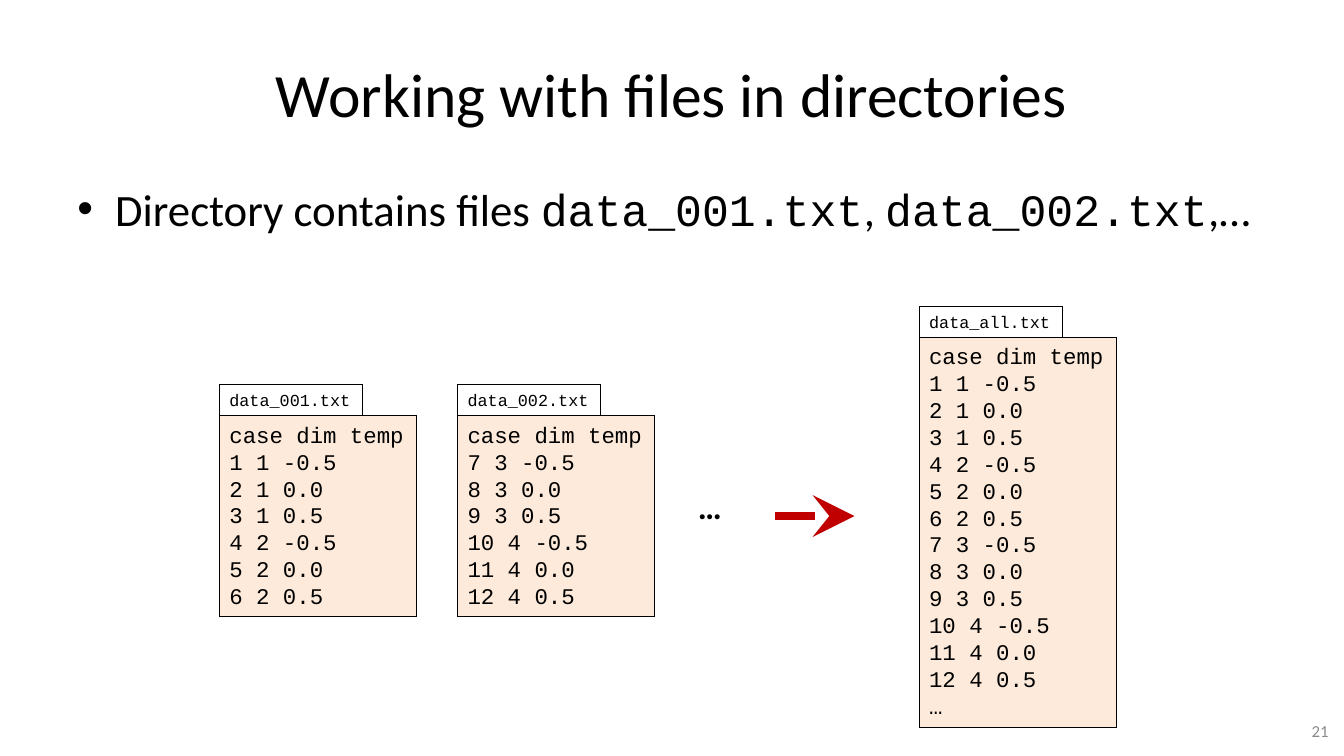
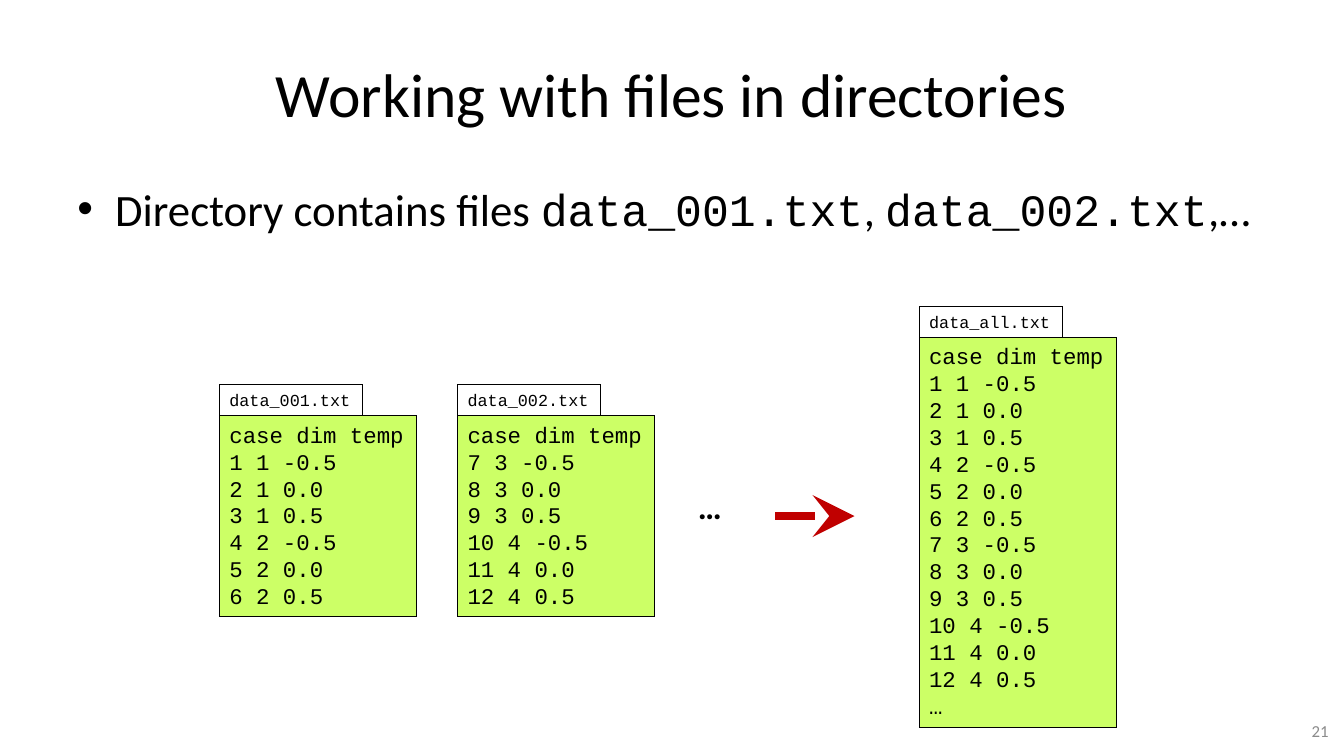
Before and after one commit to gjbex/Python-for-systems-programming, a slide deck: slide 21 of python_for_systems_programming.pptx. Drawn at 1344x756 pixels with LibreOffice and Linux fonts; fonts in the diff are those of the drawing. Boxes give left, top, right and bottom in pixels: in the first picture for what was removed or moved away, otherwise in the second. Text is boxed around its words. In the diff, an @@ line names an element or a change of style, - is before the commit and + after.

```diff
--- a/python_for_systems_programming.pptx
+++ b/python_for_systems_programming.pptx
@@ fill #FDEADA to #CCFF66 in 3 elements at [220,416,417,617], [458,416,655,617], [920,338,1117,728] @@
```
Also in this commit, not shown: 3 other slides changed, 6 slides added.
